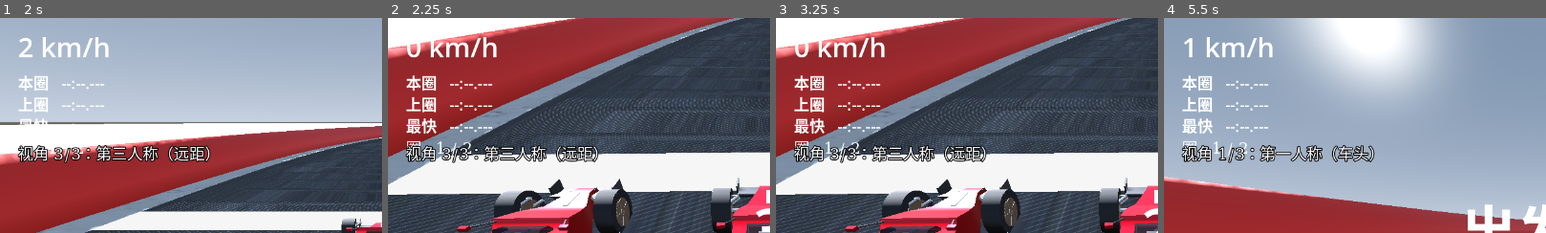
Above: before the commit, frames 1-4 (left to right).
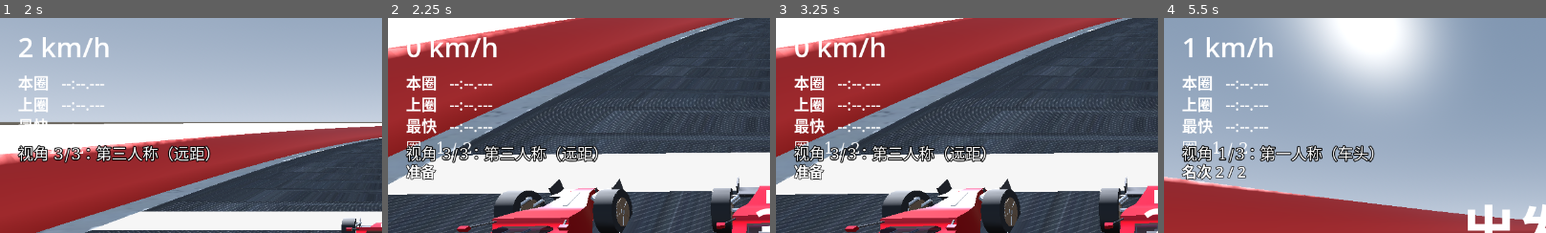
Above: after the commit, the same moments.

Repository: QieRong/godot-racer
Game: Godot game, scene res://scenes/menu.tscn
The game is run twice, just before and just after one commit, with the same random seed, the same clock (stepped at 60 frames per second) and the same inputs.
Inputs (mouse positions are % of the whole screen's width and height, from its top left):
- Up to frame 1 (2 s): click "1. 新兵训练营 【简单】 路宽 14m · 检查点 3 …" at 0.5 s; tap Enter at 1.25 s; move the mouse to (72, 45) at 1.27 s; hold D (steer_right) from 1.28 s (still down); hold Right mouse button (camera_orbit) from 1.28 s (still down); click (72, 45) at 1.42 s
- Up to frame 2 (2.25 s): move the mouse to (30, 55) at 2.02 s; release D (steer_right) at 2.03 s; release Right mouse button (camera_orbit) at 2.03 s; hold S (brake_reverse) from 2.03 s (still down); tap V (camera_view) at 2.1 s
- Up to frame 3 (3.25 s): tap R (reset) at 2.75 s; move the mouse to (60, 28) at 2.77 s; release S (brake_reverse) at 2.78 s; hold D (steer_right) from 2.78 s (still down); hold Right mouse button (camera_orbit) from 2.78 s (still down)
- Up to frame 4 (5.5 s): tap R (reset) at 3.5, 4.9, 5 s; move the mouse to (45, 70) at 3.52 s; release D (steer_right) at 3.53 s; release Right mouse button (camera_orbit) at 3.53 s; hold W (accelerate) 3.53-4.28 s; tap V (camera_view) at 3.6, 5.1 s; click (45, 70) at 3.67 s; move the mouse to (80, 65) at 4.27 s; hold Right mouse button (camera_orbit) 4.28-5.03 s; hold A (steer_left) from 4.28 s (still down); move the mouse to (20, 35) at 5.02 s
The pictures show only the part of the screen within x 0-50%, y 1-51%; the shares and areas given below are measured in that part.

Frame 1 is identical in both runs. In frame 2, 0.3% of the frame differs, in the area x 4-13%, y 67-76%; in frame 3, 0.3%; in frame 4, 0.7%, in the area x 4-22%, y 67-76%.

Commit message:
feat(race): add live standings and ghost-on-finish (phase 2)
- scripts/race_position.gd: single ranking entry shared by live HUD and final
  table (finished-first by finish frame, then progress desc; same-frame tie
  keeps a shared rank); 0.25s sampling self-built rank label + AI finish
  notice; P1-C ghost: a finished AI drops its vehicle collision layer/mask
  and keeps ground collision
- scenes/main.gd: mount the position module and wire AI race_finished on the
  interactive path only; player finish is deferred one frame so same-frame
  double finishes are recorded before the snapshot; snapshot gains
  position/field_size/outcome/entrants
- tests: race_position_test.gd (6 pure-function assertions) +
  race_position_scene_test.gd (real wiring: AI finish never ends the race,
  ghost assertions, player finish settles standings)
- plan: sync D7 (P1-C finalized) and the lap-crossing criterion wording

Verified: static gates green; runner 19/20 (aidiag red once = startup-contact
physics bistability, three same-code re-runs all green); ghost capture
GHOST_PASS x2 with manual visual check (rank 2/2, AI#1 notice, overlap pass);
lap 115.7s/3 laps/0 reset; opponents L4/L5 zero self-rescue.

Diff:
--- a/godot-racer/scenes/main.gd
+++ b/godot-racer/scenes/main.gd
@@ -14,6 +14,9 @@
 ## 会让 parse-check 与游戏运行双双解析失败 —— 原因详见 environment.gd 文件头。
 const EnvironmentFX := preload("res://scripts/environment.gd")
 const FinishMenu := preload("res://scripts/finish_menu.gd")
+const RacePosition := preload("res://scripts/race_position.gd")
+var _race_position: CanvasLayer = null
+var _player_finish_pending := false
 
 ## 占位引擎声模块（SPLIT-ENV-002 从本文件拆出）。同样用 preload 而不是 class_name，
 ## 原因同 EnvironmentFX：无编辑器环境下 class_name 依赖编辑器才重建的全局类缓存。
@@ -331,6 +334,11 @@
 	if not _screenshot_mode.mode:
 		# 互动路径：装配完成 → 进 COUNTDOWN（树暂停）→ 挂倒计时 UI。
 		# "出发！"由倒计时 finished 信号触发唯一发车回调（策划案 §5.2）。
+		_race_position = RacePosition.new()
+		_race_position.setup(_car, track, _opponents)
+		add_child(_race_position)
+		for ai in _opponents:
+			ai.race_finished.connect(_on_ai_finished.bind(ai))
 		_car.race_finished.connect(_on_race_finished)
 		GameState.enter_countdown()
 		_mount_countdown()
@@ -364,8 +372,40 @@
 
 
 func _on_race_finished(total_laps: int) -> void:
+	if GameState.phase_name() != "RACING" or _player_finish_pending \
+			or _car.laps_target <= 0 or total_laps < _car.laps_target:
+		return
+	_player_finish_pending = true
+	_race_position.record_finish(_car, total_laps)
+	# 物理帧里玩家与 AI 都可能压线：等本帧所有回调结束再结算，才不会漏掉同帧并列。
+	if Engine.is_in_physics_frame():
+		call_deferred("_finalize_player_race", total_laps)
+	else:
+		_finalize_player_race(total_laps)
+
+
+func _on_ai_finished(total_laps: int, ai: VehicleBody3D) -> void:
+	if GameState.phase_name() == "RACING" and _race_position != null \
+			and total_laps >= int(ai.get("laps_target")):
+		_race_position.record_finish(ai, total_laps)
+
+
+func _finalize_player_race(total_laps: int) -> void:
 	if not GameState.finish_race(total_laps, _car.lap_last, _car.lap_best, _car.laps_target):
-		return
+		_player_finish_pending = false
+		return
+	var entries: Array = _race_position.standings()
+	var player_rank := 1
+	for entry in entries:
+		if entry.get("id") == "player":
+			player_rank = int(entry.get("rank", 1))
+			# 物理帧完成信号可能延后到 idle 才结算；总时间仍锁在信号当刻。
+			GameState.finish_snapshot["total"] = float(entry.get("total", GameState.finish_snapshot["total"]))
+			break
+	GameState.finish_snapshot["position"] = player_rank
+	GameState.finish_snapshot["field_size"] = entries.size()
+	GameState.finish_snapshot["outcome"] = _race_position.player_outcome(entries)
+	GameState.finish_snapshot["entrants"] = entries
 	var finish := FinishMenu.new()
 	finish.result = GameState.finish_snapshot.duplicate()
 	add_child(finish)
--- /dev/null
+++ b/godot-racer/scripts/race_position.gd
@@ -0,0 +1,190 @@
+extends CanvasLayer
+## 名次的单一排序入口：实时 HUD 与最终成绩表使用相同口径。
+
+var _player: VehicleBody3D = null
+var _track: Node3D = null
+var _opponents: Array = []
+var _finished: Dictionary = {}
+var _player_initial_progress := 0.0
+var _rank_label: Label = null
+var _notice_label: Label = null
+var _sample_time := 0.0
+var _notice_time := 0.0
+
+
+func _ready() -> void:
+	process_mode = Node.PROCESS_MODE_ALWAYS
+	_rank_label = Label.new()
+	_rank_label.name = "RankLabel"
+	_rank_label.offset_left = 30.0
+	_rank_label.offset_top = 246.0
+	_rank_label.offset_right = 360.0
+	_rank_label.offset_bottom = 280.0
+	_rank_label.add_theme_font_size_override("font_size", 25)
+	_rank_label.add_theme_color_override("font_color", Color.WHITE)
+	_rank_label.add_theme_color_override("font_outline_color", Color.BLACK)
+	_rank_label.add_theme_constant_override("outline_size", 4)
+	_rank_label.text = "准备"
+	add_child(_rank_label)
+	_notice_label = Label.new()
+	_notice_label.name = "AiFinishNotice"
+	_notice_label.offset_left = 30.0
+	_notice_label.offset_top = 280.0
+	_notice_label.offset_right = 440.0
+	_notice_label.offset_bottom = 314.0
+	_notice_label.add_theme_font_size_override("font_size", 23)
+	_notice_label.add_theme_color_override("font_color", Color.WHITE)
+	_notice_label.add_theme_color_override("font_outline_color", Color.BLACK)
+	_notice_label.add_theme_constant_override("outline_size", 4)
+	_notice_label.visible = false
+	add_child(_notice_label)
+
+
+func _process(delta: float) -> void:
+	if _notice_time > 0.0:
+		_notice_time = maxf(0.0, _notice_time - delta)
+		_notice_label.visible = _notice_time > 0.0
+	if _rank_label == null:
+		return
+	if GameState.phase_name() == "LOADING" or GameState.phase_name() == "COUNTDOWN":
+		_rank_label.text = "准备"
+		return
+	if _opponents.is_empty():
+		_rank_label.text = "练习"
+		return
+	if GameState.phase_name() != "RACING":
+		return
+	_sample_time += delta
+	if _sample_time < 0.25:
+		return
+	_sample_time = 0.0
+	var rows := standings()
+	for row in rows:
+		if row.get("id") == "player":
+			var rank := int(row.get("rank", 1))
+			var tied := false
+			for other in rows:
+				if other.get("id") != "player" and int(other.get("rank", 0)) == rank:
+					tied = true
+					break
+			_rank_label.text = ("并列第 %d / %d" if tied else "名次 %d / %d") % [rank, rows.size()]
+			break
+
+
+func setup(player: VehicleBody3D, track: Node3D, opponents: Array) -> void:
+	_player = player
+	_track = track
+	_opponents = opponents
+	_player_initial_progress = _raw_player_progress()
+
+
+func record_finish(car: VehicleBody3D, laps: int) -> bool:
+	var id := car.get_instance_id()
+	if _finished.has(id):
+		return false
+	_finished[id] = {"frame": Engine.get_physics_frames(), "laps": laps,
+		"total": GameState.race_total_time()}
+	if car != _player:
+		# 车仍参与地面碰撞并继续由原 AI 控制；只移除车辆层的双向碰撞。
+		car.set_collision_layer_value(2, false)
+		car.set_collision_mask_value(2, false)
+		if _notice_label != null:
+			var index := _opponents.find(car) + 1
+			_notice_label.text = "AI#%d 已完赛" % index
+			_notice_label.visible = true
+			_notice_time = 3.0
+	return true
+
+
+func standings() -> Array:
+	if _player == null:
+		return []
+	var entries: Array = [_entry(_player, "player", "玩家", player_progress())]
+	for i in range(_opponents.size()):
+		var ai: VehicleBody3D = _opponents[i]
+		var progress := float(ai.call("progress")) if ai.has_method("progress") else 0.0
+		if is_nan(progress) or is_inf(progress):
+			progress = 0.0
+		entries.append(_entry(ai, "ai%d" % (i + 1), "AI#%d" % (i + 1), maxf(0.0, progress)))
+	return rank_entries(entries)
+
+
+func player_progress() -> float:
+	return maxf(_player_initial_progress, _raw_player_progress())
+
+
+func _raw_player_progress() -> float:
+	if _player == null or _track == null:
+		return 0.0
+	var length := maxf(1.0, float(_track.call("road_length")))
+	var nearest: Dictionary = _track.call("nearest_on_centerline", _player.global_position, -1.0)
+	var arc := float(nearest.get("arc", 0.0))
+	if is_nan(arc) or is_inf(arc):
+		return 0.0
+	var crossings := int(_player.get("laps_done"))
+	if _player.has_method("current_lap_time") and float(_player.call("current_lap_time")) > 0.0:
+		crossings += 1
+	return float(crossings) * length + clampf(arc, 0.0, length)
+
+
+func _entry(car: VehicleBody3D, id: String, label: String, progress: float) -> Dictionary:
+	var finish: Dictionary = _finished.get(car.get_instance_id(), {})
+	var laps := 0
+	if car.has_method("laps_done"):
+		laps = int(car.call("laps_done"))
+	else:
+		var value: Variant = car.get("laps_done")
+		if value is int:
+			laps = value
+	if finish.has("laps"):
+		laps = int(finish["laps"])
+	return {"id": id, "label": label, "progress": progress,
+		"finished": not finish.is_empty(), "finish_frame": int(finish.get("frame", -1)),
+		"laps": laps,
+		"total": float(finish.get("total", 0.0))}
+
+
+func rank_entries(entries: Array) -> Array:
+	var ranked: Array = entries.duplicate(true)
+	ranked.sort_custom(_precedes)
+	for i in range(ranked.size()):
+		var rank := i + 1
+		if i > 0 and _same_position(ranked[i - 1], ranked[i]):
+			rank = int(ranked[i - 1]["rank"])
+		ranked[i]["rank"] = rank
+	return ranked
+
+
+func player_outcome(ranked: Array) -> String:
+	if ranked.size() <= 1:
+		return "practice"
+	var player_rank := 0
+	var leaders := 0
+	for entry in ranked:
+		if int(entry.get("rank", 0)) == 1:
+			leaders += 1
+		if String(entry.get("id", "")) == "player":
+			player_rank = int(entry.get("rank", 0))
+	if player_rank <= 0:
+		return ""
+	if player_rank > 1:
+		return "lose"
+	return "tie" if leaders > 1 else "win"
+
+
+func _precedes(a: Dictionary, b: Dictionary) -> bool:
+	var a_done := bool(a.get("finished", false))
+	var b_done := bool(b.get("finished", false))
+	if a_done != b_done:
+		return a_done
+	if a_done:
+		return int(a.get("finish_frame", -1)) < int(b.get("finish_frame", -1))
+	return float(a.get("progress", 0.0)) > float(b.get("progress", 0.0))
+
+
+func _same_position(a: Dictionary, b: Dictionary) -> bool:
+	if bool(a.get("finished", false)) != bool(b.get("finished", false)):
+		return false
+	if bool(a.get("finished", false)):
+		return int(a.get("finish_frame", -1)) == int(b.get("finish_frame", -1))
+	return float(a.get("progress", 0.0)) == float(b.get("progress", 0.0))
--- /dev/null
+++ b/godot-racer/tests/race_position_scene_test.gd
@@ -0,0 +1,149 @@
+extends SceneTree
+## 阶段二真实赛场接线：AI 完赛不终止比赛，玩家完赛才结算胜负。
+
+const MAIN_SCENE := "res://scenes/main.tscn"
+var passed := 0
+var failed := 0
+var _done := false
+
+
+func _initialize() -> void:
+	create_timer(180.0, true).timeout.connect(_watchdog)
+	call_deferred("_run")
+
+
+func _watchdog() -> void:
+	if not _done:
+		_check(false, "场景测试 180 秒内结束")
+		_finish()
+
+
+func _run() -> void:
+	var state := root.get_node("GameState")
+	state.chosen_level = 3
+	state.ai_enabled = true
+	var game := (load(MAIN_SCENE) as PackedScene).instantiate()
+	root.add_child(game)
+	current_scene = game
+	var ready := false
+	for _i in range(1500):
+		await process_frame
+		if bool(game.get("_setup_done")):
+			ready = true
+			break
+	_check(ready, "L4 场景完成装配")
+	if not ready:
+		_finish()
+		return
+	var ais: Array = game.get("_opponents")
+	_check(ais.size() == 1, "L4 有一台 AI 对手")
+	if ais.size() != 1:
+		_finish()
+		return
+	var ai: VehicleBody3D = ais[0]
+	var car: VehicleBody3D = game.get_node("RaceCar")
+	game.call("_on_race_go")
+	car.emit_signal("race_finished", 0)
+	var early_rows: Array = game.get("_race_position").standings()
+	var early_player_finished := false
+	for row in early_rows:
+		if row.get("id") == "player":
+			early_player_finished = bool(row.get("finished"))
+	_check(state.phase_name() == "RACING" and not early_player_finished,
+		"圈数不足的伪完成信号不锁定玩家名次")
+	ai.emit_signal("race_finished", int(ai.get("laps_target")))
+	_check(state.phase_name() == "RACING" and not paused,
+		"AI 先完赛后玩家仍能继续比赛")
+	_check(ai.collision_layer == 0 and ai.collision_mask == 1 and not ai.freeze and bool(ai.get("armed")),
+		"真实 AI 完赛后变为只与场地碰撞")
+	var overlay: CanvasLayer = game.get("_race_position")
+	await create_timer(0.35).timeout
+	var rank_text: String = overlay.get_node("RankLabel").text
+	var notice_text: String = overlay.get_node("AiFinishNotice").text
+	_check(rank_text == "名次 2 / 2" and notice_text == "AI#1 已完赛",
+		"HUD 实时显示落后名次与 AI 完赛提示（名次=%s，提示=%s，采样=%.3f，相位=%s，处理=%s/%s，模式=%d）"
+		% [rank_text, notice_text, float(overlay.get("_sample_time")), state.phase_name(),
+		str(overlay.is_processing()), str(overlay.can_process()), overlay.process_mode])
+	_check(float(ai.call("speed_kmh")) >= 1.0,
+		"AI 完赛后仍按原控制器继续行驶（%.1f km/h）" % float(ai.call("speed_kmh")))
+	await physics_frame
+	car.set("laps_done", int(car.get("laps_target")))
+	car.set("lap_last", 42.0)
+	car.set("lap_best", 40.0)
+	car.emit_signal("race_finished", int(car.get("laps_target")))
+	# 在物理帧发出时，main 等本帧全部 AI 回调结束后才写最终名次。
+	await process_frame
+	var result: Dictionary = state.finish_snapshot
+	_check(state.phase_name() == "FINISHED" and paused and String(result.get("outcome", "")) == "lose",
+		"玩家稍后完赛时判负并进入结算")
+	var entries: Array = result.get("entrants", [])
+	_check(entries.size() == 2 and entries[0].get("id") == "ai1"
+		and int(entries[0].get("rank", 0)) == 1 and entries[1].get("id") == "player"
+		and int(entries[1].get("rank", 0)) == 2,
+		"最终名次表按同一排序口径包含 AI 和玩家")
+	_check(entries.size() == 2 and is_equal_approx(float(result.get("total", -1.0)),
+		float(entries[1].get("total", -2.0))), "总时间锁在玩家完成信号时刻")
+	state.restart_race()
+	var second: Node = null
+	for _i in range(1500):
+		await process_frame
+		if current_scene != null and current_scene != game and bool(current_scene.get("_setup_done")):
+			second = current_scene
+			break
+	_check(second != null, "重开后装配第二局")
+	if second == null:
+		_finish()
+		return
+	second.call("_on_race_go")
+	var second_car: VehicleBody3D = second.get_node("RaceCar")
+	var second_ai: VehicleBody3D = second.get("_opponents")[0]
+	second_car.set("laps_done", int(second_car.get("laps_target")))
+	await physics_frame
+	second_car.emit_signal("race_finished", int(second_car.get("laps_target")))
+	second_ai.emit_signal("race_finished", int(second_ai.get("laps_target")))
+	await process_frame
+	var tied: Dictionary = state.finish_snapshot
+	var tied_rows: Array = tied.get("entrants", [])
+	_check(String(tied.get("outcome", "")) == "tie" and int(tied.get("position", 0)) == 1
+		and tied_rows.size() == 2 and int(tied_rows[0].get("rank", 0)) == 1
+		and int(tied_rows[1].get("rank", 0)) == 1,
+		"同物理帧双完赛在真实接线中并列第一")
+	state.ai_enabled = false
+	state.restart_race()
+	var practice: Node = null
+	for _i in range(1500):
+		await process_frame
+		if current_scene != null and current_scene != second and bool(current_scene.get("_setup_done")):
+			practice = current_scene
+			break
+	_check(practice != null and practice.get("_opponents").is_empty(), "无 AI 模式仍完成装配")
+	if practice != null:
+		practice.call("_on_race_go")
+		await process_frame
+		var practice_ui: CanvasLayer = practice.get("_race_position")
+		_check(practice_ui.get_node("RankLabel").text == "练习", "无 AI 模式 HUD 显示练习")
+		var practice_car: VehicleBody3D = practice.get_node("RaceCar")
+		practice_car.set("laps_done", int(practice_car.get("laps_target")))
+		practice_car.emit_signal("race_finished", int(practice_car.get("laps_target")))
+		var solo: Dictionary = state.finish_snapshot
+		_check(String(solo.get("outcome", "")) == "practice" and int(solo.get("field_size", 0)) == 1,
+			"无 AI 模式完赛后保留单人成绩")
+	_finish()
+
+
+func _check(ok: bool, label: String) -> void:
+	if ok:
+		passed += 1
+		print("  ✔ " + label)
+	else:
+		failed += 1
+		printerr("  ✘ " + label)
+
+
+func _finish() -> void:
+	if _done:
+		return
+	_done = true
+	print("CASES: %d PASS: %d FAIL: %d" % [passed + failed, passed, failed])
+	print("RACE_POSITION_SCENE_PASS" if failed == 0 else "RACE_POSITION_SCENE_FAIL")
+	quit(0 if failed == 0 else 1)
--- /dev/null
+++ b/godot-racer/tests/race_position_test.gd
@@ -0,0 +1,126 @@
+extends SceneTree
+## 阶段二名次规则：先用同一公共排序入口固定已完赛优先。
+
+const POSITION_SCRIPT := "res://scripts/race_position.gd"
+var passed := 0
+var failed := 0
+
+class TrackStub extends Node3D:
+	func road_length() -> float:
+		return 1000.0
+
+	func nearest_on_centerline(point: Vector3, _hint: float) -> Dictionary:
+		return {"arc": point.x}
+
+
+class PlayerStub extends VehicleBody3D:
+	var laps_done := 0
+	var lap_running := false
+
+	func current_lap_time() -> float:
+		return 1.0 if lap_running else 0.0
+
+
+class AiStub extends VehicleBody3D:
+	var meters := 0.0
+
+	func progress() -> float:
+		return meters
+
+
+func _initialize() -> void:
+	call_deferred("_run")
+
+
+func _run() -> void:
+	var script := load(POSITION_SCRIPT)
+	if script == null:
+		_check(false, "名次模块可加载")
+		_finish()
+		return
+	var position: Node = script.new()
+	var rows: Array = position.call("rank_entries", [
+		{"id": "player", "finished": false, "progress": 1200.0},
+		{"id": "ai1", "finished": true, "finish_frame": 100, "progress": 200.0},
+	])
+	_check(rows.size() == 2 and rows[0].get("id") == "ai1" and int(rows[0].get("rank", 0)) == 1
+		and rows[1].get("id") == "player" and int(rows[1].get("rank", 0)) == 2,
+		"已完赛者排在高进度未完赛者之前")
+	var player := VehicleBody3D.new()
+	var ai := VehicleBody3D.new()
+	ai.collision_layer = 2
+	ai.collision_mask = 3
+	if position.has_method("setup") and position.has_method("record_finish"):
+		position.call("setup", player, null, [ai])
+		position.call("record_finish", ai, 2)
+	_check(ai.collision_layer == 0 and ai.collision_mask == 1 and not ai.freeze,
+		"AI 完赛后仍可驾驶并与地面碰撞，但不再与玩家碰撞")
+	var tie_rows: Array = position.call("rank_entries", [
+		{"id": "player", "finished": true, "finish_frame": 120, "progress": 2000.0},
+		{"id": "ai1", "finished": true, "finish_frame": 120, "progress": 2010.0},
+	])
+	var outcome := ""
+	if position.has_method("player_outcome"):
+		outcome = String(position.call("player_outcome", tie_rows))
+	_check(tie_rows.size() == 2 and int(tie_rows[0].get("rank", 0)) == 1
+		and int(tie_rows[1].get("rank", 0)) == 1 and outcome == "tie",
+		"同帧完赛并列第 1，玩家不判负")
+	var track := TrackStub.new()
+	var p2 := PlayerStub.new()
+	var a2 := AiStub.new()
+	root.add_child(track)
+	root.add_child(p2)
+	root.add_child(a2)
+	p2.position.x = 995.0
+	a2.meters = 995.0
+	var live: Node = script.new()
+	live.call("setup", p2, track, [a2])
+	var first: Array = live.call("standings") if live.has_method("standings") else []
+	_check(first.size() == 2 and float(first[0].get("progress", -1.0)) == 995.0
+		and int(first[0].get("rank", 0)) == 1 and int(first[1].get("rank", 0)) == 1,
+		"首次压线前双方进度非负且并列")
+	p2.lap_running = true
+	p2.position.x = 700.0
+	a2.meters = 1650.0
+	var before_reset: Array = live.call("standings")
+	p2.position.x = 500.0
+	var after_reset: Array = live.call("standings")
+	var after_reset_again: Array = live.call("standings")
+	_check(int(before_reset[0].get("rank", 0)) == 1 and before_reset[0].get("id") == "player"
+		and after_reset[0].get("id") == "ai1" and after_reset_again[0].get("id") == "ai1"
+		and float(after_reset[1].get("progress", -1.0)) >= 995.0,
+		"复位后进度可下降、名次下降且稳定，不低于出生进度")
+	p2.position.x = 999.0
+	var before_cross := float(live.call("player_progress"))
+	var rank_before: Array = live.call("standings")
+	p2.laps_done = 1
+	p2.position.x = 1.0
+	var after_cross := float(live.call("player_progress"))
+	var rank_after: Array = live.call("standings")
+	_check(after_cross >= before_cross
+		and is_equal_approx((after_cross - 1.0) - (before_cross - 999.0), 1000.0)
+		and rank_before[0].get("id") == "player" and rank_after[0].get("id") == "player",
+		"跨圈弧长回绕时累计进度不下降，圈数项恰增加一个赛道长度")
+	live.free()
+	track.free()
+	p2.free()
+	a2.free()
+	player.free()
+	ai.free()
+	position.free()
+	_finish()
+
+
+func _check(ok: bool, label: String) -> void:
+	if ok:
+		passed += 1
+		print("  ✔ " + label)
+	else:
+		failed += 1
+		printerr("  ✘ " + label)
+
+
+func _finish() -> void:
+	print("CASES: %d PASS: %d FAIL: %d" % [passed + failed, passed, failed])
+	print("RACE_POSITION_PASS" if failed == 0 else "RACE_POSITION_FAIL")
+	quit(0 if failed == 0 else 1)
Not shown, added: godot-racer/scripts/race_position.gd.uid
Not shown, added: godot-racer/tests/race_position_scene_test.gd.uid
Not shown, added: godot-racer/tests/race_position_test.gd.uid
Not shown, changed: plan/racing-system-design-20261018.md
